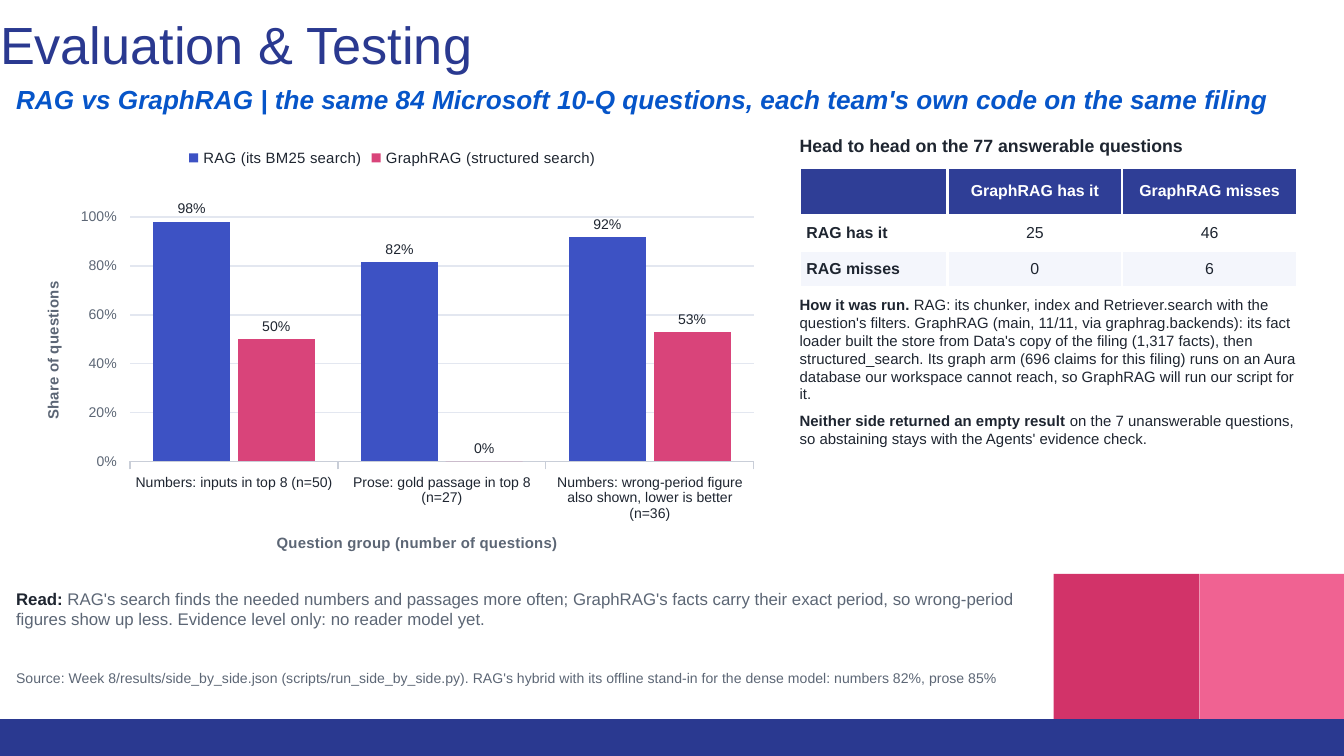
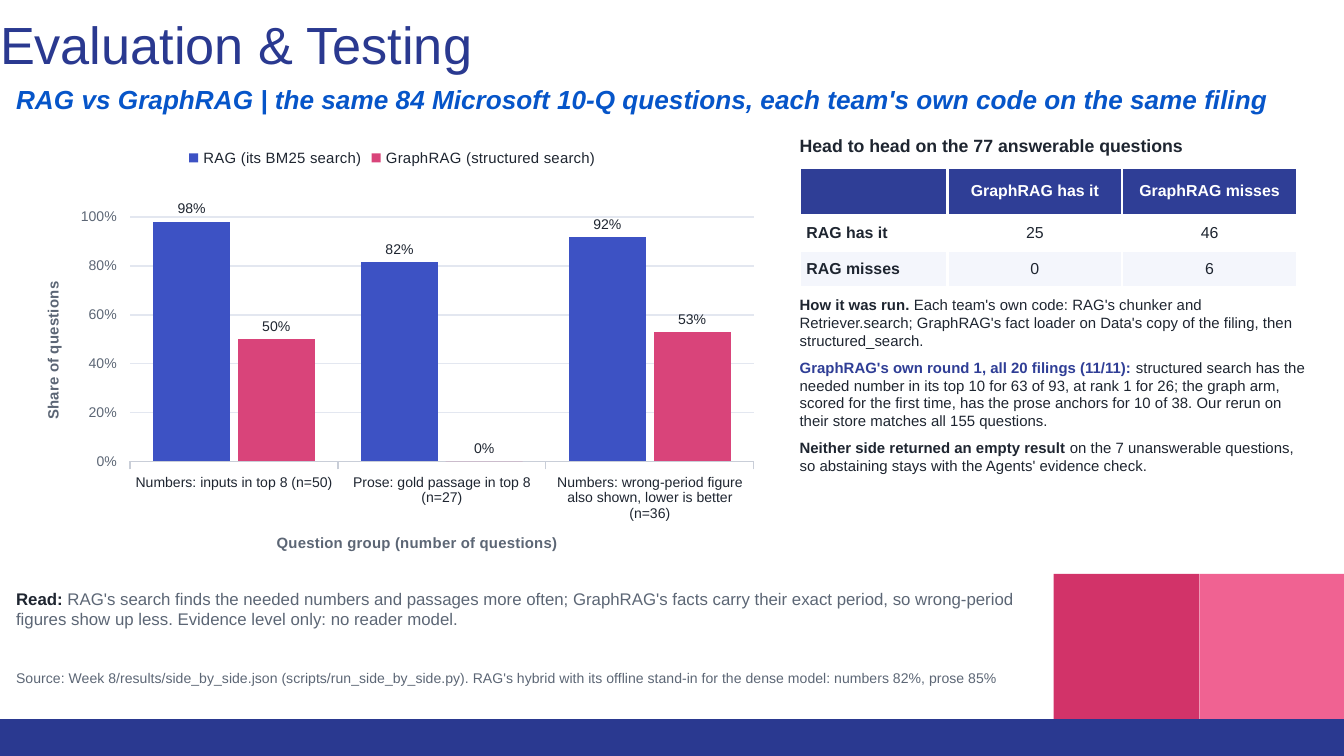
Before and after one commit to thomassong0604-oss/kpmg-eval, a slide deck: slide 4 of Week 8/deck/KPMG_Eval_Week8_11-12.pptx. Drawn at 1344x756 pixels with LibreOffice and Linux fonts; fonts in the diff are those of the drawing. Boxes give left, top, right and bottom in pixels: in the first picture for what was removed or moved away, otherwise in the second. Text is boxed around its words. In the diff, an @@ line names an element or a change of style, - is before the commit and + after.

```diff
--- a/Week 8/deck/KPMG_Eval_Week8_11-12.pptx
+++ b/Week 8/deck/KPMG_Eval_Week8_11-12.pptx
@@ text at <box>800,299,1305,429</box>: text changed @@
-How it was run. RAG: its chunker, index and Retriever.search with the question's filters. GraphRAG (main, 11/11, via graphrag.backends): its fact loader built the store from Data's copy of the filing (1,317 facts), then structured_search. Its graph arm (696 claims for this filing) runs on an Aura database our workspace cannot reach, so GraphRAG will run our script for it.
+How it was run. Each team's own code: RAG's chunker and Retriever.search; GraphRAG's fact loader on Data's copy of the filing, then structured_search.
+GraphRAG's own round 1, all 20 filings (11/11): structured search has the needed number in its top 10 for 63 of 93, at rank 1 for 26; the graph arm, scored for the first time, has the prose anchors for 10 of 38. Our rerun on their store matches all 155 questions.
@@ text at <box>16,592,1013,629</box>: text changed @@
-Read: RAG's search finds the needed numbers and passages more often; GraphRAG's facts carry their exact period, so wrong-period figures show up less. Evidence level only: no reader model yet.
+Read: RAG's search finds the needed numbers and passages more often; GraphRAG's facts carry their exact period, so wrong-period figures show up less. Evidence level only: no reader model.
```
Also in this commit, not shown: 3 other slides changed, 53 other files.
